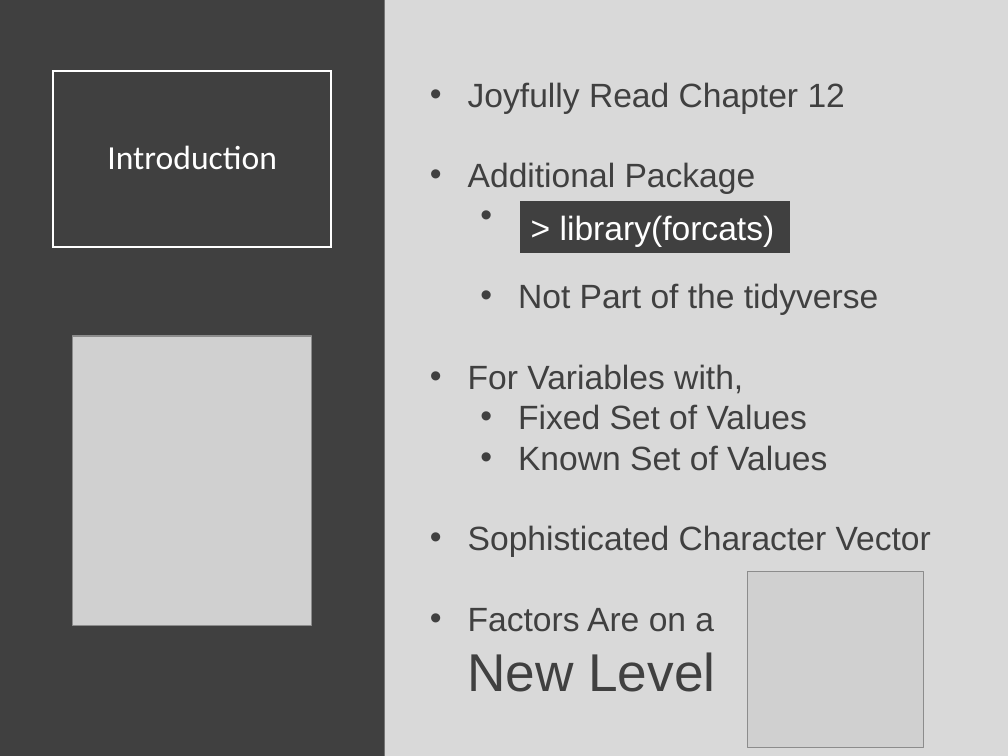
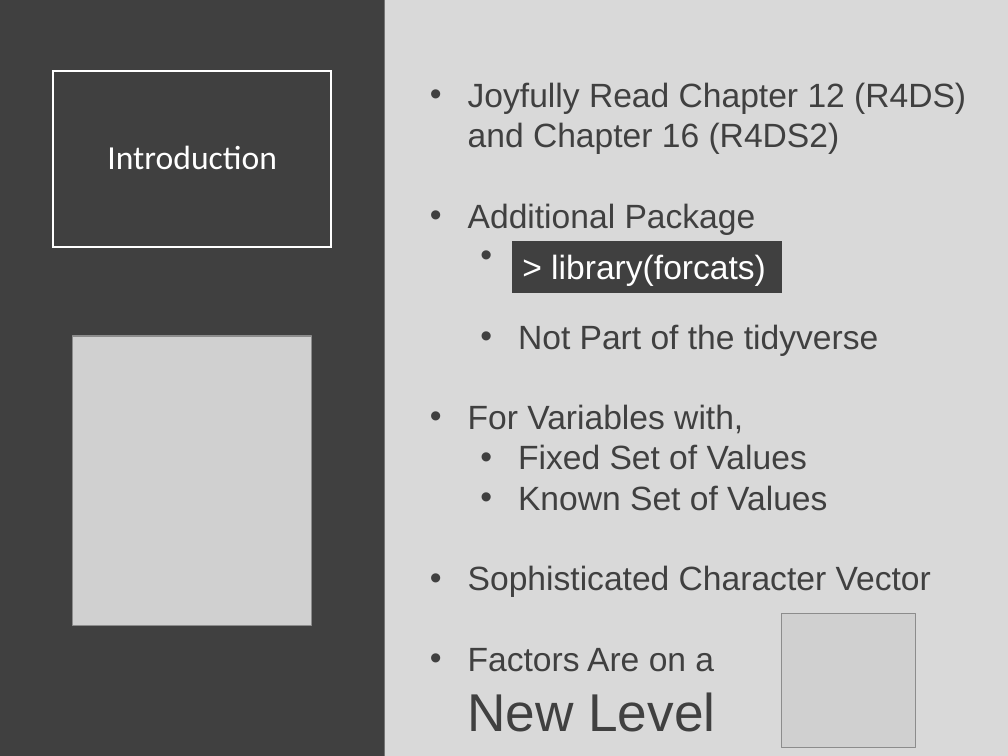
Before and after one commit to SuperMarioGiacomazzo/STOR320_WEBSITE, a slide deck: slide 2 of Lecture/Factors/Factors_Lecture.pptx. Drawn at 1008x756 pixels with LibreOffice and Linux fonts; fonts in the diff are those of the drawing; grey boxes stand for pictures. Boxes give left, top, right and bottom in pixels: in the first picture for what was removed or moved away, otherwise in the second. Text is boxed around its words. In the diff, an @@ line names an element or a change of style, - is before the commit and + after.

```diff
--- a/Lecture/Factors/Factors_Lecture.pptx
+++ b/Lecture/Factors/Factors_Lecture.pptx
@@ text at <box>468,82,966,154</box>: text changed @@
-• Joyfully Read Chapter 12
+• Joyfully Read Chapter 12 (R4DS) and Chapter 16 (R4DS2)
@@ rectangle "> library(forcats)": place and size @@
-rectangle "> library(forcats)" at <box>521,202,790,252</box>
+rectangle "> library(forcats)" at <box>512,241,781,291</box>
@@ picture: place and size @@
-picture at <box>748,572,924,748</box>
+picture at <box>781,613,915,747</box>
```
Also in this commit, not shown: 6 other files.
